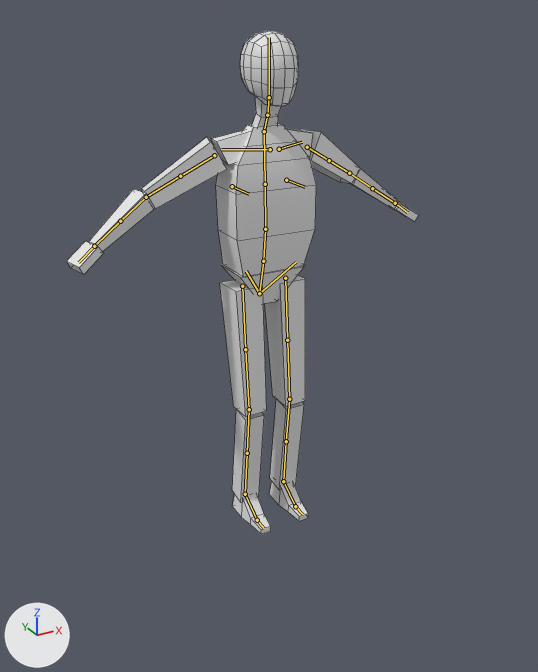
One commit to the Blender file Models/LowPolyHuman.blend: the scene before it, then after it.
Rendered twice from a camera (50 mm lens) standing at (-1.34, -2.46, 2.07) and looking at (-0.19, -0.36, 1.02). Lighting does not change. The marker at lower left points along +X, +Y and +Z. The bones that bend it are drawn over the model as lines. Mesh edges are drawn as thin lines.

The first picture shows 'Body'.
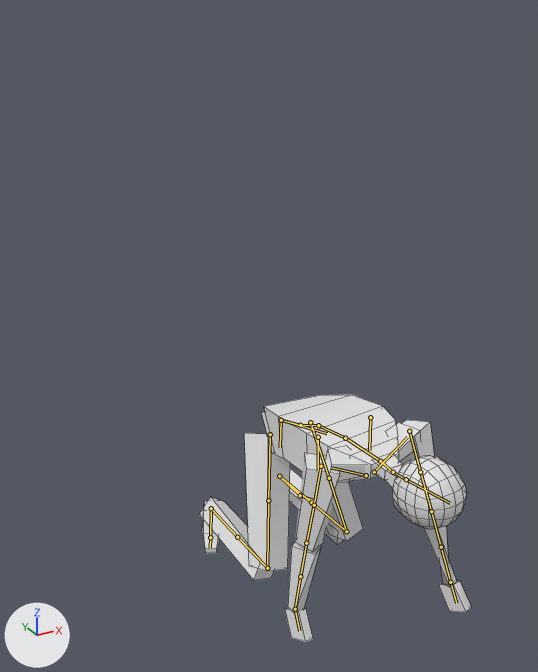
The newer file adds an action. The first version stands in its rest pose; the second is drawn at frame 9 of the action 'Land'.

What differs and where, as boxes (x1, y1, x2, y2) in the pictures (538 x 672 px):
'Body', posed (23% narrower, 51% shorter): before (66, 30, 419, 534); after (199, 395, 472, 642)

The edits, one by one:
Bone 'torso' (bone_torso) moves from (0.0, 0.0, 0.0) to (0.0, -0.241, -0.545).
Bone 'torso' (bone_torso) turns from (0, 0, 0) to (57, 1, 2) degrees about its own x, y and z.
Bone 'spine_fk.002' (bone_spine_fk_002) turns from (0, 0, 0) to (24, 0, 0) degrees about its own x, y and z.
Bone 'spine_fk.003' (bone_spine_fk_003) turns from (0, 0, 0) to (8, 3, -1) degrees about its own x, y and z.
Bone 'head' (bone_head) turns from (0, 0, 0) to (25, 2, 0) degrees about its own x, y and z.
Bone 'hand_ik.L' (bone_hand_ik_l) moves from (0.0, 0.0, 0.0) to (0.957, 0.544, 1.098).
Bone 'hand_ik.L' (bone_hand_ik_l) turns from (0, 0, 0) to (39, -12, -54) degrees about its own x, y and z.
Bone 'upper_arm_ik_target.L' (bone_upper_arm_ik_target_l) moves from (0.0, 0.0, 0.0) to (-0.024, 0.076, 0.221).
Bone 'hand_ik.R' (bone_hand_ik_r) moves from (0.0, 0.0, 0.0) to (-1.002, 0.478, 0.964).
Bone 'hand_ik.R' (bone_hand_ik_r) turns from (0, 0, 0) to (32, 2, 48) degrees about its own x, y and z.
Bone 'upper_arm_ik_target.R' (bone_upper_arm_ik_target_r) moves from (0.0, 0.0, 0.0) to (-0.098, 0.165, 0.26).
Bone 'foot_ik.L' (bone_foot_ik_l) moves from (0.0, 0.0, 0.0) to (0.017, 0.052, 0.0).
Bone 'foot_ik.L' (bone_foot_ik_l) turns from (0, 0, 0) to (0, 0, 24) degrees about its own x, y and z.
Bone 'foot_spin_ik.L' (bone_foot_spin_ik_l) turns from (0, 0, 0) to (0, 0, 5) degrees about its own x, y and z.
Bone 'thigh_ik_target.L' (bone_thigh_ik_target_l) moves from (0.0, 0.0, 0.0) to (0.246, -0.064, 0.544).
Bone 'foot_ik.R' (bone_foot_ik_r) moves from (0.0, 0.0, 0.0) to (-0.179, -0.024, 0.0).
Bone 'foot_ik.R' (bone_foot_ik_r) turns from (0, 0, 0) to (0, 0, -26) degrees about its own x, y and z.
Bone 'thigh_ik_target.R' (bone_thigh_ik_target_r) moves from (0.0, 0.0, 0.0) to (-0.251, -0.272, 0.804).
